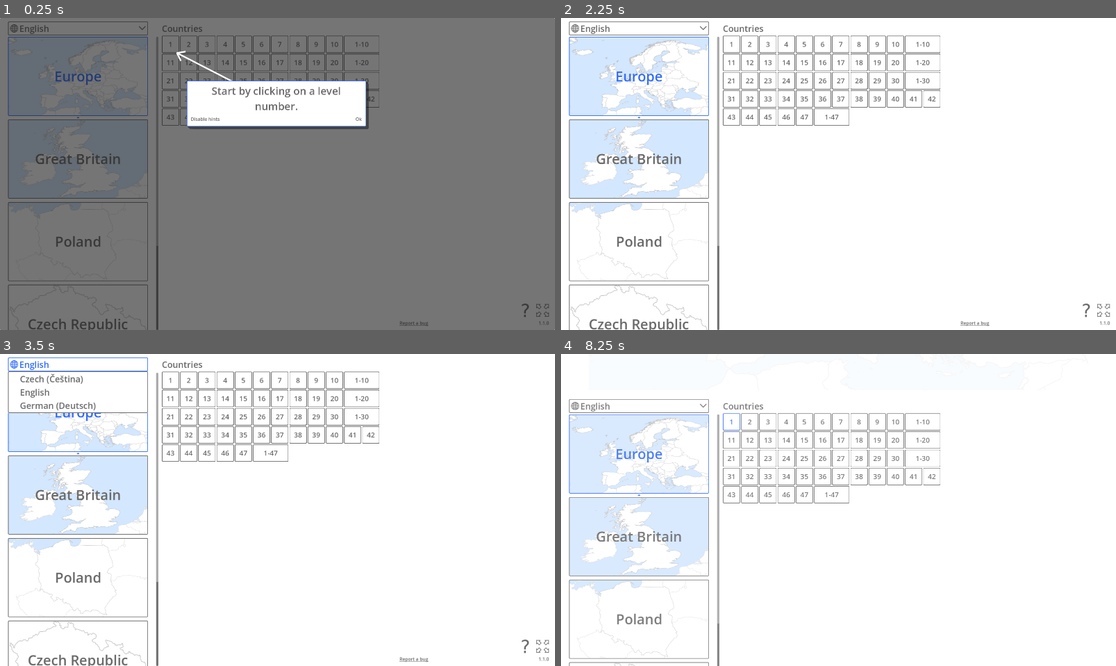
Above: before the commit, frames 1-4 (two rows, left to right).
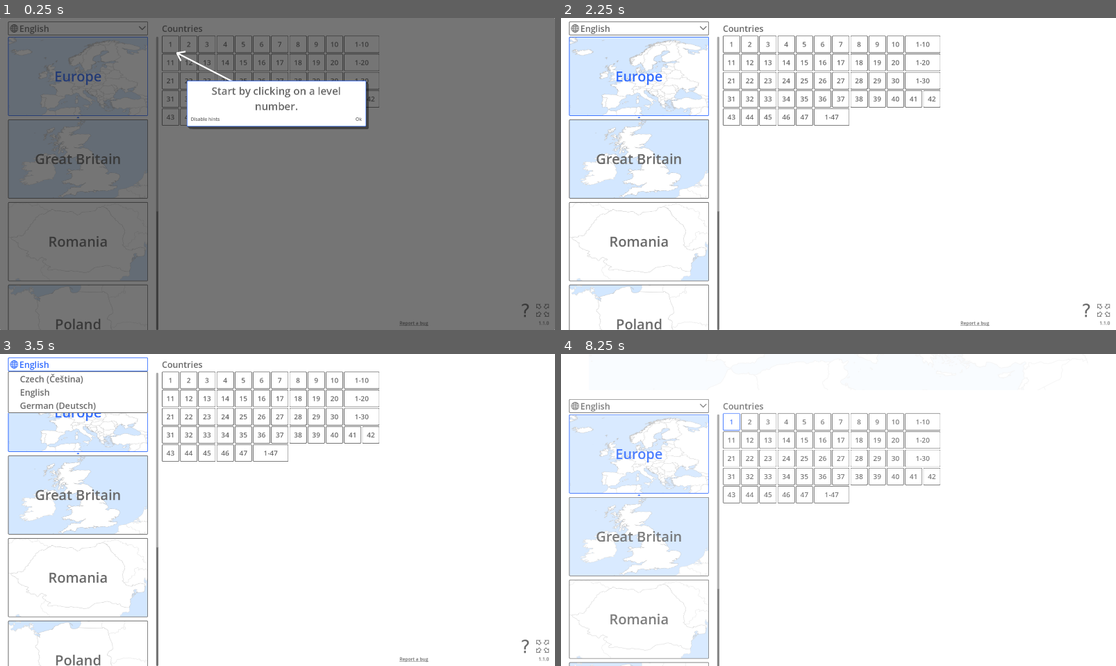
Above: after the commit, the same moments.

Repository: prvak/blind-map
Game: Godot game, scene res://Scenes/Main.tscn
The game is run twice, just before and just after one commit, with the same random seed, the same clock (stepped at 60 frames per second) and the same inputs.
Inputs (mouse positions are in pixels of both pictures, inside the frame that each line leads up to):
- Up to frame 1 (0.25 s): no input
- Up to frame 2 (2.25 s): click "Ok" at 0.5 s; click (1088, 311) at 1.25 s; click "Ok" at 2 s
- Up to frame 3 (3.5 s): click "English" at 2.75 s
- Up to frame 4 (8.25 s): click (1088, 647) at 3.5 s; click "Disable hints" at 4.25 s; click "English" at 5 s; click (1088, 647) at 5.75 s; click "Disable hints" at 6.5 s; click "English" at 7.25 s; tap Enter at 8 s; move the mouse to (733, 378) at 8.02 s; click (733, 378) at 8.17 s

The runs differ from the first frame. In frame 1, 0.4% of the frame differs, in the area x 5-25%, y 59-100%; in frame 2, 1.6%, in the area x 1-29%, y 59-100%; in frame 3, 1.6%; in frame 4, 1.0%.

Commit message:
Add map of Romania

Diff:
--- /dev/null
+++ b/BlindMap/Data/RO/Cities/Resources/Levels/RoCitiesAll.tres
@@ -0,0 +1,12 @@
+[gd_resource type="Resource" script_class="LevelSequenceResource" load_steps=3 format=3 uid="uid://ck5syq8copjox"]
+
+[ext_resource type="Resource" uid="uid://byjasnytcjnkp" path="res://Data/RO/Cities/Resources/RoCities.tres" id="1_oo685"]
+[ext_resource type="Script" path="res://Scripts/Resources/LevelSequenceResource.gd" id="2_17ioo"]
+
+[resource]
+script = ExtResource("2_17ioo")
+Id = "all"
+DataSet = ExtResource("1_oo685")
+Filter = "all"
+Name = "Cities"
+Levels = ["T:1-48"]
--- /dev/null
+++ b/BlindMap/Data/RO/Cities/Resources/Levels/RoCitiesSelection.tres
@@ -0,0 +1,12 @@
+[gd_resource type="Resource" script_class="LevelSequenceResource" load_steps=3 format=3 uid="uid://cdo8a6pu4ss61"]
+
+[ext_resource type="Resource" uid="uid://byjasnytcjnkp" path="res://Data/RO/Cities/Resources/RoCities.tres" id="1_prdmj"]
+[ext_resource type="Script" path="res://Scripts/Resources/LevelSequenceResource.gd" id="2_xkcxt"]
+
+[resource]
+script = ExtResource("2_xkcxt")
+Id = "selection"
+DataSet = ExtResource("1_prdmj")
+Filter = "selection"
+Name = "Selection"
+Levels = ["L:1-7", "T:1-7"]
--- /dev/null
+++ b/BlindMap/Data/RO/Cities/Resources/RoCities.tres
@@ -0,0 +1,10 @@
+[gd_resource type="Resource" script_class="DataSetResource" load_steps=3 format=3 uid="uid://byjasnytcjnkp"]
+
+[ext_resource type="Texture2D" uid="uid://bpvmiiv3nptkc" path="res://Data/RO/Map.png" id="1_sy3xd"]
+[ext_resource type="Script" path="res://Scripts/Resources/DataSetResource.gd" id="2_84v2q"]
+
+[resource]
+script = ExtResource("2_84v2q")
+Id = "ro-cities"
+MapTexture = ExtResource("1_sy3xd")
+SourceFile = "res://Data/RO/Cities/Cities.txt"
--- /dev/null
+++ b/BlindMap/Data/RO/RoArea.tres
@@ -0,0 +1,18 @@
+[gd_resource type="Resource" script_class="AreaResource" load_steps=5 format=3 uid="uid://gbgcfsok56ai"]
+
+[ext_resource type="Script" path="res://Scripts/Resources/AreaResource.gd" id="1_cekv4"]
+[ext_resource type="Resource" uid="uid://cdo8a6pu4ss61" path="res://Data/RO/Cities/Resources/Levels/RoCitiesSelection.tres" id="1_u35da"]
+[ext_resource type="Resource" uid="uid://ck5syq8copjox" path="res://Data/RO/Cities/Resources/Levels/RoCitiesAll.tres" id="2_ctnyg"]
+[ext_resource type="Texture2D" uid="uid://dlrdql6ck1qva" path="res://Data/RO/MiniMap.png" id="3_tf2cn"]
+
+[resource]
+script = ExtResource("1_cekv4")
+Id = "ro"
+Name = "Romania"
+LanguagePriorities = {
+"cs": 50.0,
+"de": 50.0,
+"en": 50.0
+}
+MiniMapTexture = ExtResource("3_tf2cn")
+LevelSequences = Array[Resource("res://Scripts/Resources/LevelSequenceResource.gd")]([ExtResource("1_u35da"), ExtResource("2_ctnyg")])
--- a/BlindMap/Scenes/Main.tscn
+++ b/BlindMap/Scenes/Main.tscn
@@ -9,6 +9,7 @@
 [ext_resource type="Resource" uid="uid://b0huuqqjiqkv6" path="res://Data/GB/GbArea.tres" id="6_wopo1"]
 [ext_resource type="Resource" uid="uid://brp4k0tp53i1y" path="res://Data/PL/PlArea.tres" id="7_skd1b"]
 [ext_resource type="Resource" uid="uid://doeei8bmm76ci" path="res://Data/DE/DeArea.tres" id="8_muuld"]
+[ext_resource type="Resource" uid="uid://gbgcfsok56ai" path="res://Data/RO/RoArea.tres" id="9_wsh70"]
 
 [node name="Main" type="Control"]
 custom_minimum_size = Vector2(1920, 1080)
@@ -45,6 +46,6 @@
 offset_right = 1920.0
 offset_bottom = 2160.0
 grow_vertical = 1
-Areas = Array[Resource("res://Scripts/Resources/AreaResource.gd")]([ExtResource("4_6xir8"), ExtResource("5_hqgds"), ExtResource("6_wopo1"), ExtResource("7_skd1b"), ExtResource("8_muuld")])
+Areas = Array[Resource("res://Scripts/Resources/AreaResource.gd")]([ExtResource("4_6xir8"), ExtResource("5_hqgds"), ExtResource("6_wopo1"), ExtResource("7_skd1b"), ExtResource("8_muuld"), ExtResource("9_wsh70")])
 
 [node name="HintOverlay" parent="." instance=ExtResource("4_stv3c")]
Not shown, added: BlindMap/Data/RO/Cities/Cities.txt
Binary file added: BlindMap/Data/RO/Map.png
Not shown, added: BlindMap/Data/RO/Map.png.import
Binary file added: BlindMap/Data/RO/MiniMap.png
Not shown, added: BlindMap/Data/RO/MiniMap.png.import
Not shown, changed: BlindMap/Locale/cs.po
Not shown, changed: BlindMap/Locale/de.po
Not shown, changed: BlindMap/Locale/en.po
Not shown, changed: BlindMap/Locale/messages.pot
Not shown: 1 places in BlindMap/Scenes/Main.tscn that only renumber resources
Not shown, changed: Documentation/Data sources/Cities.md
Not shown, added: Graphics/Data/RO/Map.png
(and 16 more such lines)
